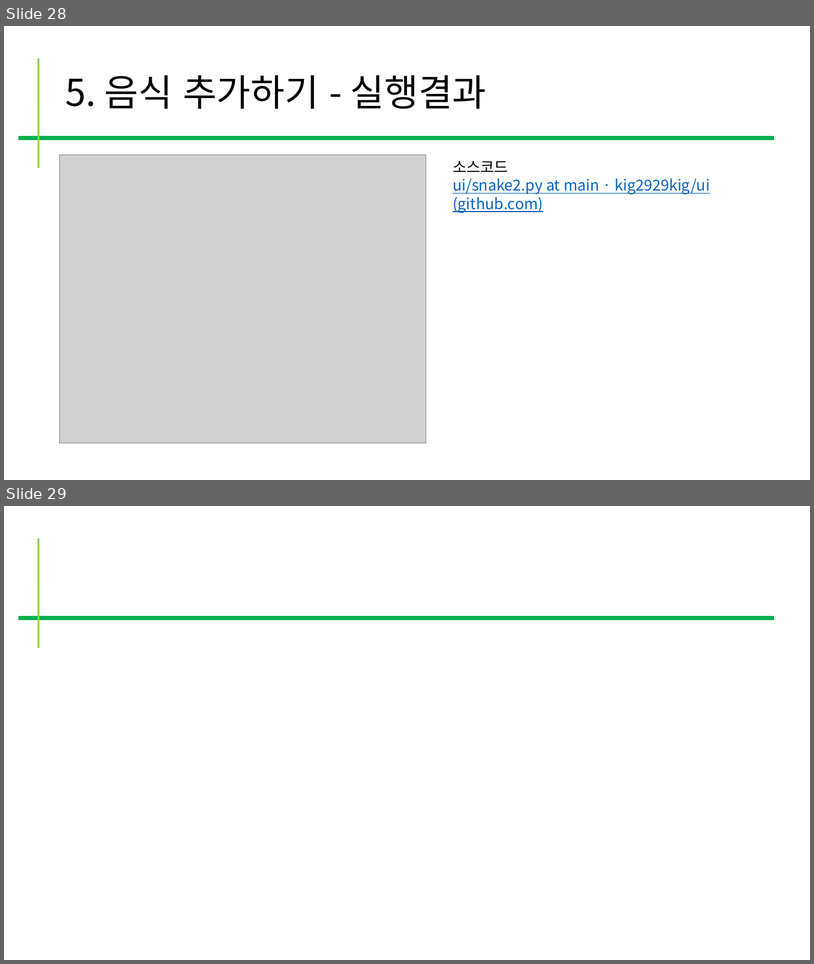
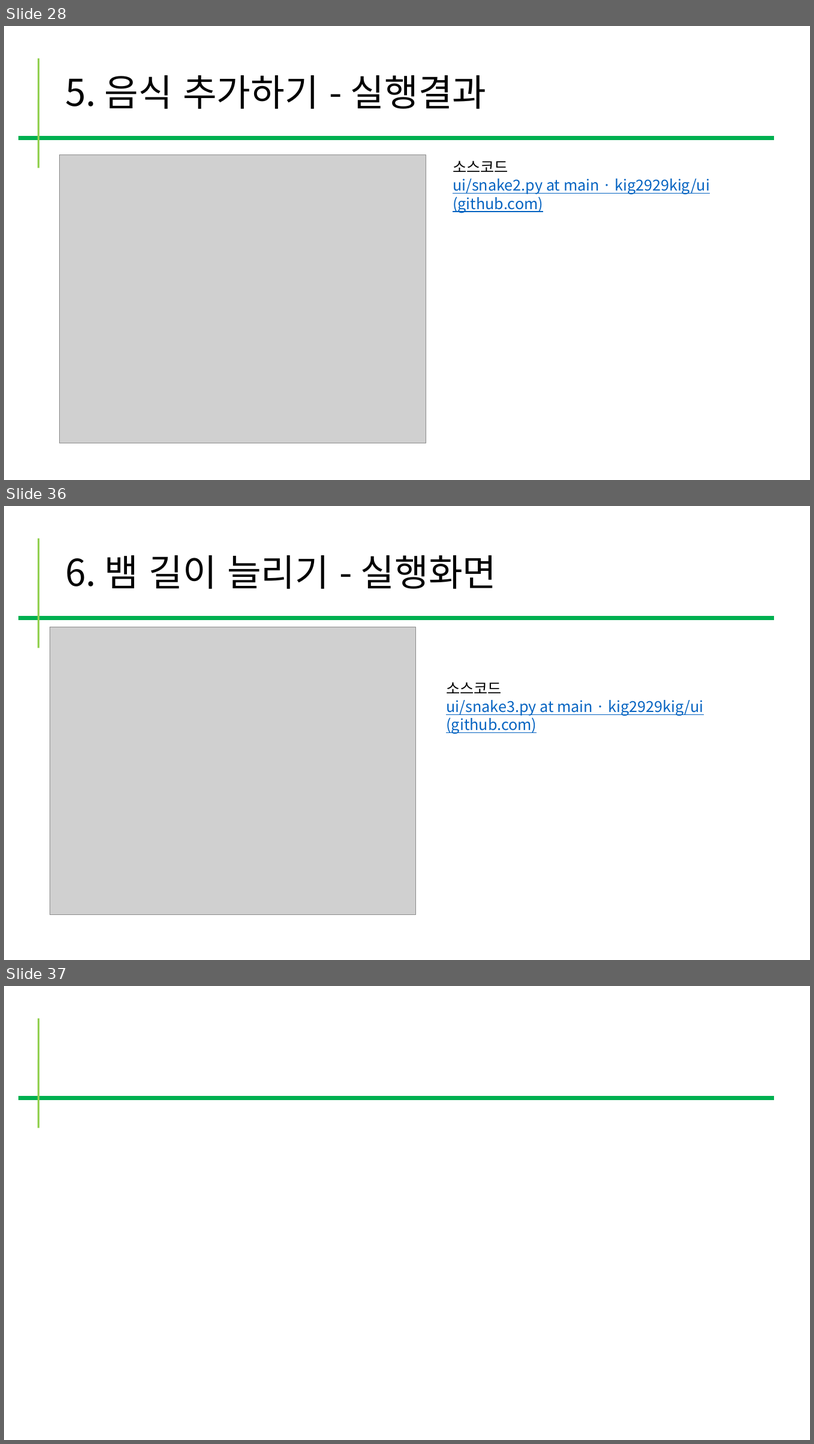
Before and after one commit to kig2929kig/ui, a slide deck: snake.pptx. Shown one above the other, each under a label of ours: slides 28 and 29 before the commit, slides 28, 36 and 37 after it; the slides between them are not shown. The pictures are 814x964 and 814x1444 pixels, drawn with LibreOffice and Linux fonts; fonts in the diff are those of the drawing; grey boxes stand for pictures. Boxes give left, top, right and bottom in pixels: in the first picture for what was removed or moved away, otherwise in the second. Text is boxed around its words. In the diff, an @@ line names an element or a change of style, - is before the commit and + after.

```diff
--- a/snake.pptx
+++ b/snake.pptx
@@ slide 36 added at <box>4,506,810,960</box>, background #FFFFFF @@
@@ line added from (38, 538) to (38, 648), #92D050 2.25 pt @@
@@ title added at <box>65,555,497,589</box>, 44 pt, text #000000 @@
+6. 뱀 길이 늘리기 - 실행화면
@@ line added from (18, 618) to (775, 618), #00B050 4.5 pt @@
@@ picture added at <box>50,627,416,915</box> @@
@@ text added at <box>446,682,704,734</box>, 18 pt, text #0563C1, underline @@
+소스코드
+ui/snake3.py at main · kig2929kig/ui (github.com)
@@ what was slide 29 is now slide 37 @@
```
Also in this commit, not shown: 1 slide changed, 7 other slides added.
